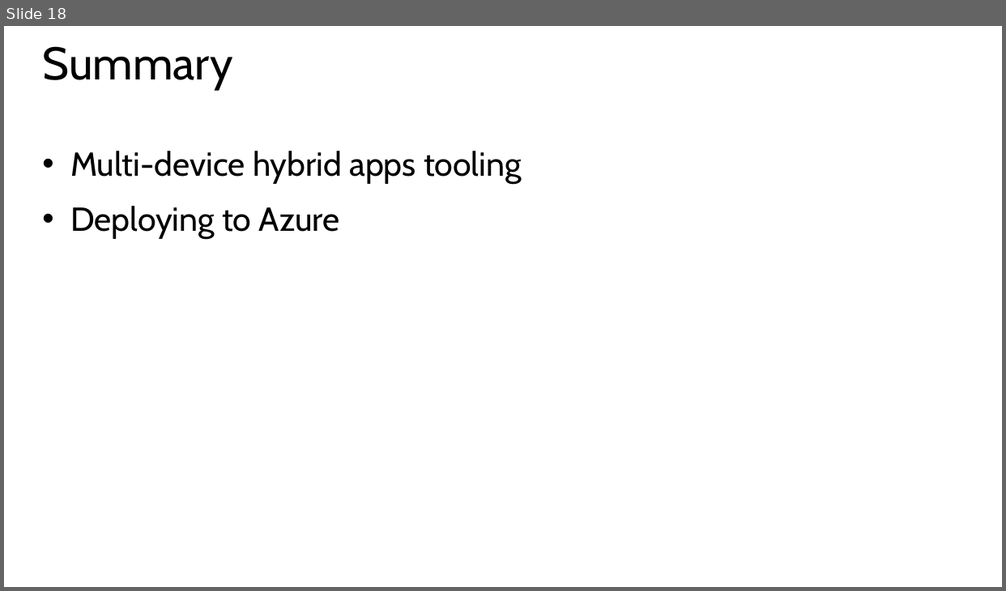
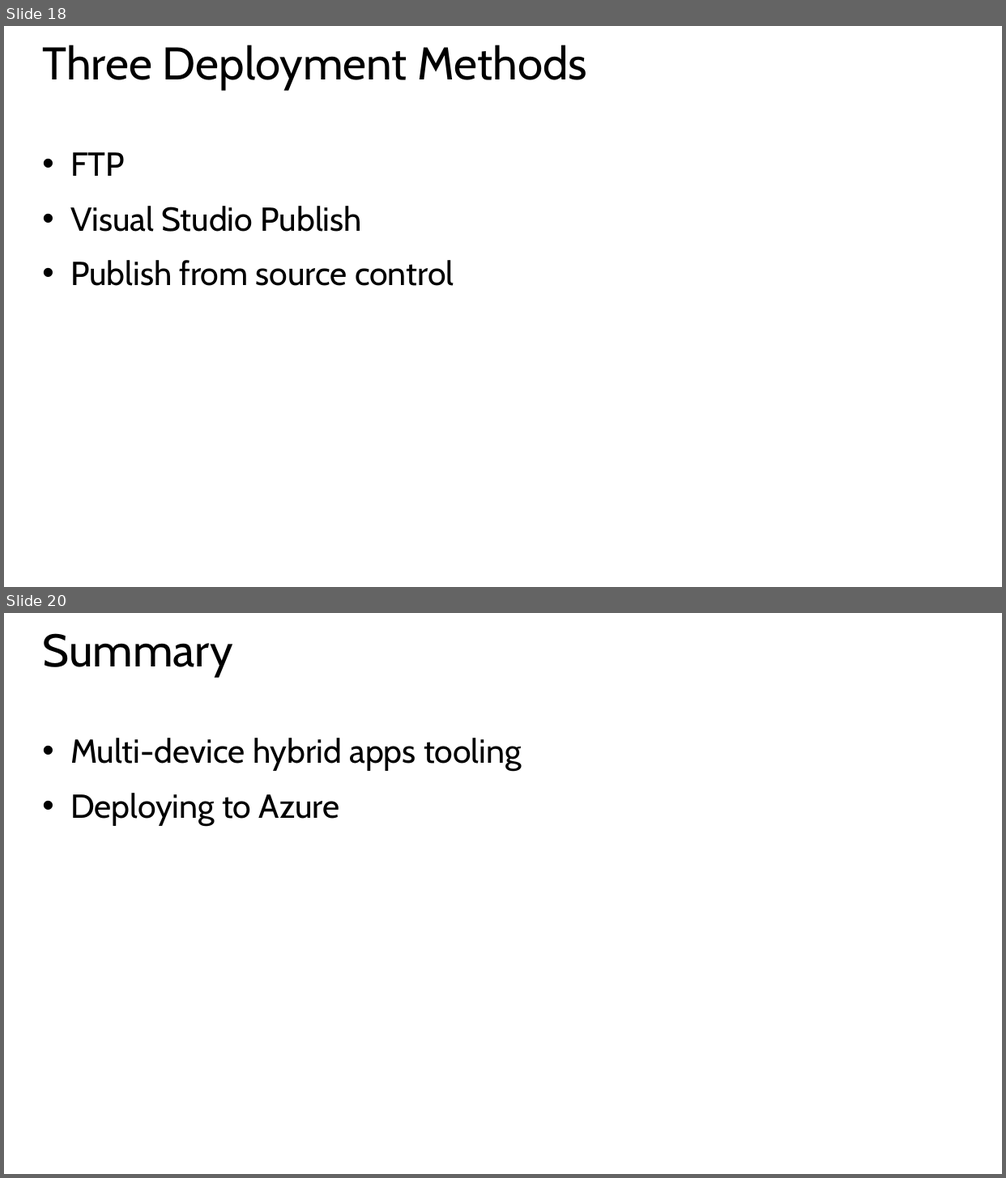
Before and after one commit to CharaD7/FrayedKnot, a slide deck: Slides/M7 Deployment.pptx. Shown one above the other, each under a label of ours: slide 18 before the commit, slides 18 and 20 after it; the slides between them are not shown. The pictures are 1006x591 and 1006x1178 pixels, drawn with LibreOffice and Linux fonts; fonts in the diff are those of the drawing. Boxes give left, top, right and bottom in pixels: in the first picture for what was removed or moved away, otherwise in the second. Text is boxed around its words. In the diff, an @@ line names an element or a change of style, - is before the commit and + after.

```diff
--- a/Slides/M7 Deployment.pptx
+++ b/Slides/M7 Deployment.pptx
@@ slide 18 added at box(4, 26, 1002, 587), background #FFFFFF @@
@@ title added at box(43, 45, 587, 90), 44 pt, text #000000 @@
+Three Deployment Methods
@@ text added at box(70, 152, 454, 286), 32 pt, text #000000 @@
+• FTP
+• Visual Studio Publish
+• Publish from source control
@@ what was slide 18 is now slide 20 @@
```
Also in this commit, not shown: 1 other slide added, 3 other files.
